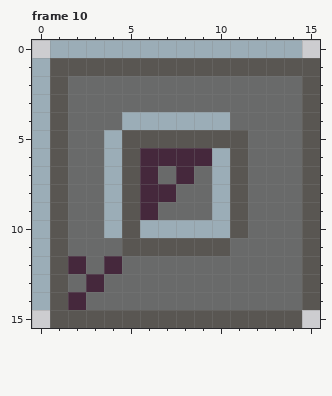
File history of a pixel-art file, resources/tiles/1/set1.aseprite. Above is the file before it was changed.
16x16 pixels, 11 frames. Shown: frame 10.
After:
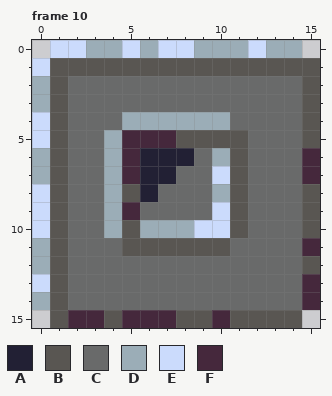
Palette (. is transparent): A #222034  B #595652  C #696a6a  D #9badb7  E #cbdbfc  F #45283c
The exact change:
Frame 10:
y 0: x 1..2 DD -> EE; x 5 D -> E; x 7..8 DD -> EE; x 12 D -> E
y 1: x 0 D -> E
y 4: x 0 D -> E
y 5: x 0 D -> E; x 5..7 BBB -> FFF
y 6: x 5..9 BFFFF -> FAAAC; x 15 B -> F
y 7: x 5..8 BFCF -> FAAC; x 10 D -> E; x 15 B -> F
y 8: x 0 D -> E; x 6..7 FF -> AC
y 9: x 0 D -> E; x 5..6 BF -> FC; x 10 D -> E
y 10: x 0 D -> E; x 9..10 DD -> EE
y 11: x 15 B -> F
y 12: x 2 F -> C; x 4 F -> C
y 13: x 0 D -> E; x 3 F -> C; x 15 B -> F
y 14: x 2 F -> C; x 15 B -> F
y 15: x 2..3 BB -> FF; x 5..7 BBB -> FFF; x 10 B -> F
Where, in picture pixels (left, top, right, bottom), the same in both pictures:
changed: (32, 40, 230, 328)
changed: (248, 40, 266, 58)
changed: (302, 148, 320, 310)
